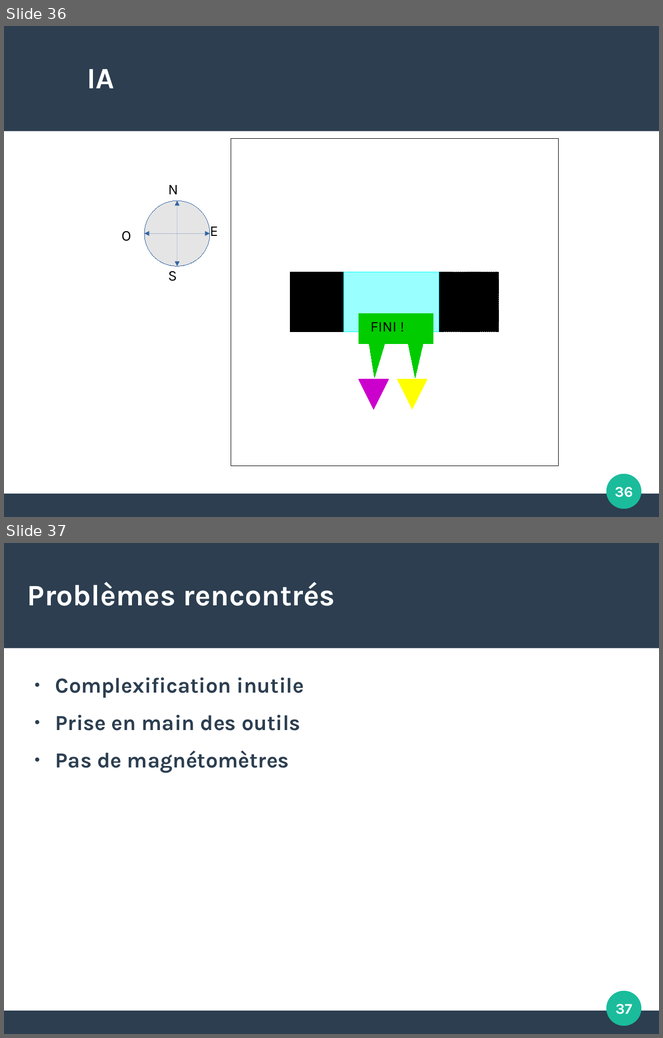
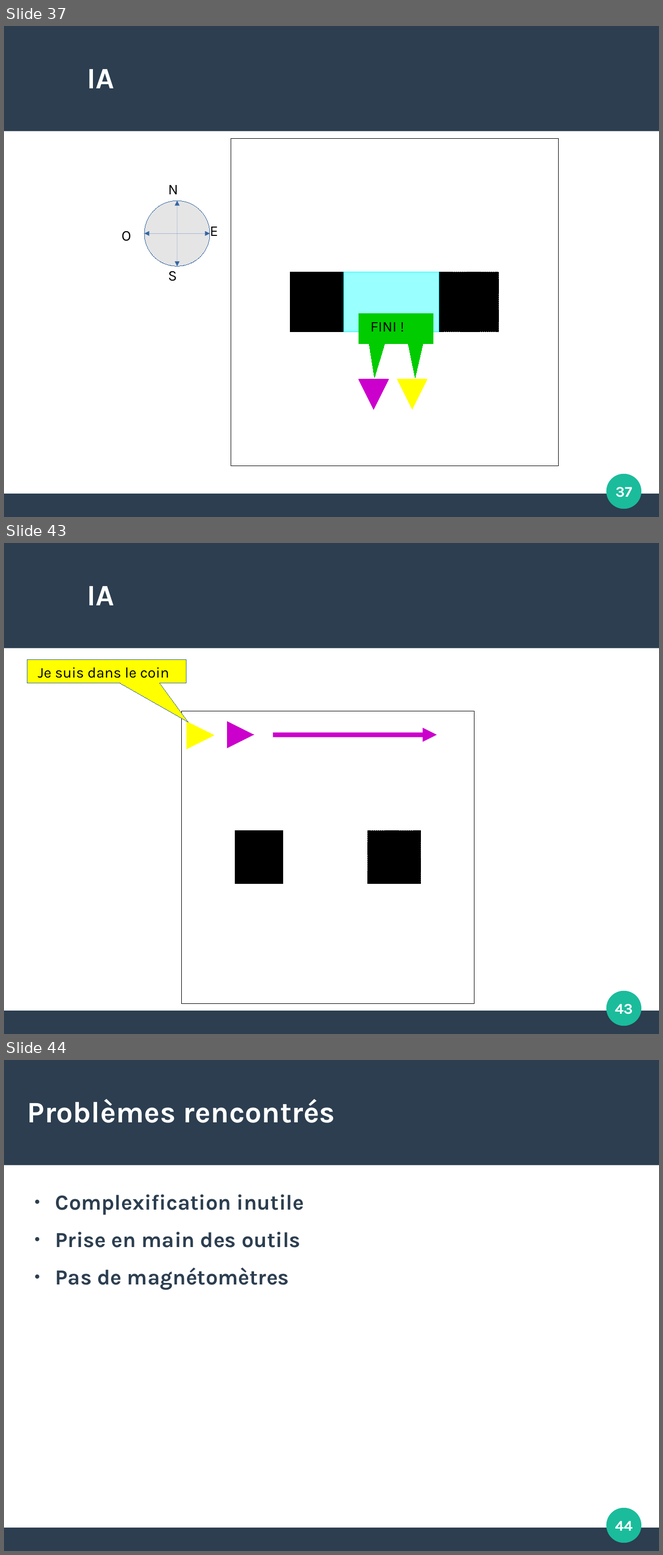
Before and after one commit to Nennala/CoopRobot, a slide deck: soutenance.odp. Shown one above the other, each under a label of ours: slides 36 and 37 before the commit, slides 37, 43 and 44 after it; the slides between them are not shown. The pictures are 663x1038 and 663x1555 pixels, drawn with LibreOffice and Linux fonts; fonts in the diff are those of the drawing. Boxes give left, top, right and bottom in pixels: in the first picture for what was removed or moved away, otherwise in the second. Text is boxed around its words. In the diff, an @@ line names an element or a change of style, - is before the commit and + after.

```diff
--- a/soutenance.odp
+++ b/soutenance.odp
@@ slide 43 added at [4, 543, 659, 1034], background #FFFFFF; not listed: 3 template elements that a slide beside it also shows @@
@@ title added at [87, 586, 114, 605], 36 pt, text #FFFFFF, bold @@
+IA
@@ speech box added at [27, 660, 187, 683], fill #FFFF00, outline #3465A4 0 pt @@
@@ text added at [38, 667, 169, 678], 18 pt, text #000000 @@
+Je suis dans le coin
@@ frame added at [182, 711, 474, 1004], fill #729FCF, outline #000000 0 pt @@
@@ triangle added at [187, 722, 214, 749], fill #FFFF00, outline #FFFF00 0 pt @@
@@ triangle added at [227, 721, 254, 748], fill #CC00CC, outline #CC00CC 0 pt @@
@@ arrow added from (273, 735) to (437, 735), #CC00CC 5.67 pt @@
@@ rectangle added at [235, 832, 283, 884], fill #000000, outline #000000 0 pt @@
@@ rectangle added at [368, 832, 421, 884], fill #000000, outline #000000 0 pt @@
@@ page number added at [615, 1004, 633, 1015], 18 pt, text #FFFFFF, bold @@
+43
@@ what was slide 36 is now slide 37 @@
@@ page number at [616, 487, 632, 498]: text changed @@
-36
+37
@@ what was slide 37 is now slide 44 @@
@@ page number at [615, 1521, 633, 1531]: text changed @@
-37
+44
```
Also in this commit, not shown: 6 other slides added, 1 other file.
